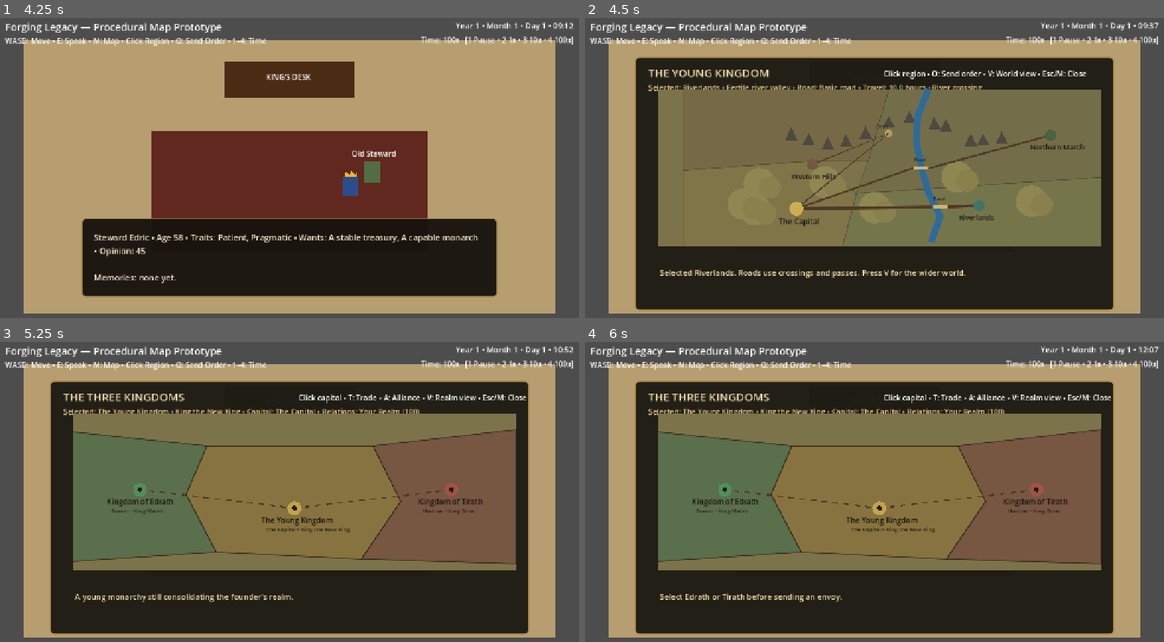
Above: before the commit, frames 1-4 (two rows, left to right).
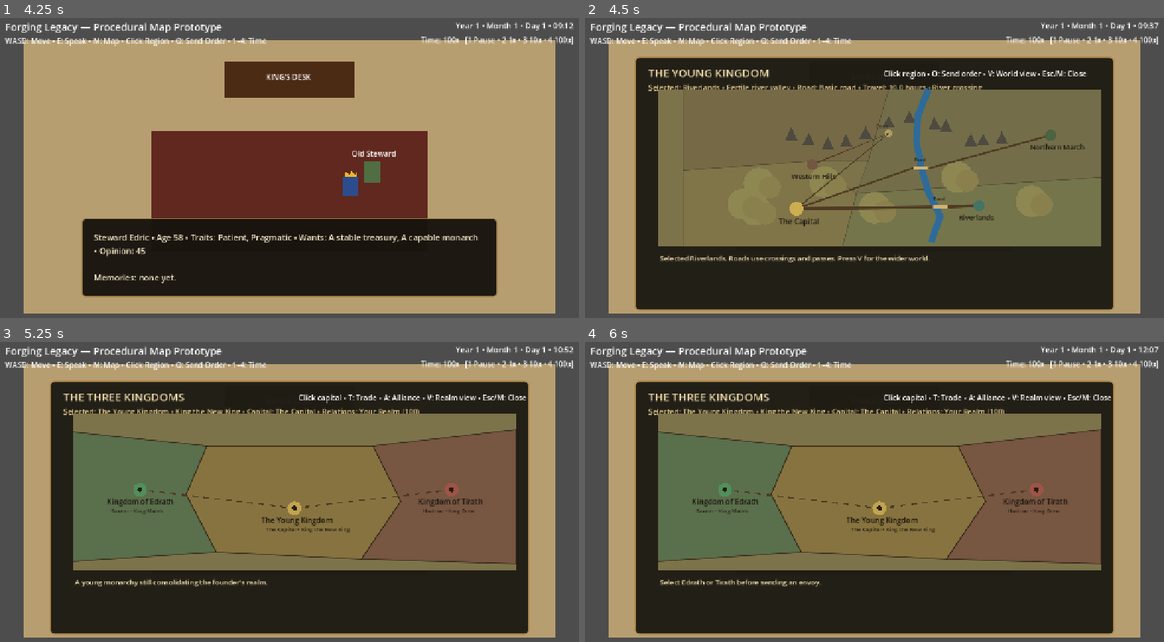
Above: after the commit, the same moments.

Repository: thomasmcanerney-gif/forging-legacy-game
Game: Godot game, scene res://scenes/main.tscn
The game is run twice, just before and just after one commit, with the same random seed, the same clock (stepped at 60 frames per second) and the same inputs.
Inputs (mouse positions are in pixels of both pictures, inside the frame that each line leads up to):
- Up to frame 1 (4.25 s): tap Enter at 0.5, 2, 3.5 s; move the mouse to (416, 159) at 0.52 s; hold D (move_right) 0.53-1.28 s; tap E (interact) at 0.6, 1.25 s; click (416, 159) at 0.67 s; move the mouse to (173, 192) at 1.27 s; hold S (move_down) 1.28-2.03 s; tap 1 at 1.35 s; move the mouse to (347, 105) at 2.02 s; hold D (move_right) 2.03-2.78 s; tap 2 at 2.1 s; tap Space at 2.75 s; move the mouse to (260, 243) at 2.77 s; hold W (move_up) 2.78-3.53 s; tap 3 at 2.85 s; click (260, 243) at 2.92 s; move the mouse to (468, 228) at 3.52 s; hold A (move_left) from 3.53 s (still down); tap 4 at 3.6 s
- Up to frame 2 (4.5 s): keep holding A (move_left); tap Space at 4.25 s; move the mouse to (695, 126) at 4.27 s; tap M at 4.35 s
- Up to frame 3 (5.25 s): move the mouse to (295, 492) at 5.02 s; release A (move_left) at 5.03 s; hold S (move_down) from 5.03 s (still down); tap V at 5.1 s; click (295, 492) at 5.17 s
- Up to frame 4 (6 s): move the mouse to (787, 417) at 5.77 s; release S (move_down) at 5.78 s; hold D (move_right) from 5.78 s (still down); tap T at 5.85 s

Frame 1 is identical in both runs. In frame 2, 1.1% of the frame differs, in the area x 12-66%, y 78-87%; in frame 3, 0.8%; in frame 4, 0.6%.

Commit message:
Give map profiles and reports more room

Diff:
--- a/scenes/main.tscn
+++ b/scenes/main.tscn
@@ -255,10 +255,10 @@
 [node name="MapStatus" type="Label" parent="UI/MapPanel" unique_id=295972878]
 layout_mode = 0
 offset_left = 55.0
-offset_top = 455.0
+offset_top = 425.0
 offset_right = 985.0
-offset_bottom = 520.0
+offset_bottom = 540.0
 theme_override_colors/font_color = Color(0.95, 0.87, 0.68, 1)
-theme_override_font_sizes/font_size = 17
+theme_override_font_sizes/font_size = 15
 text = "Choose a region and send an order."
 autowrap_mode = 2
